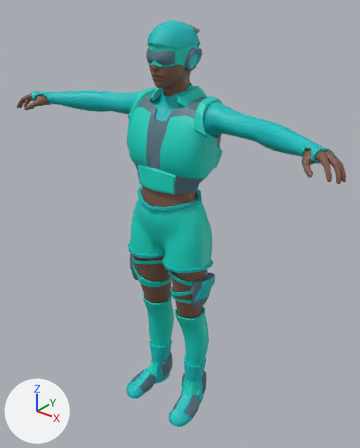
An edit to the FBX model Assets/Models/characters/Syphen/char_Syphen.fbx, drawn before and after from the same camera.
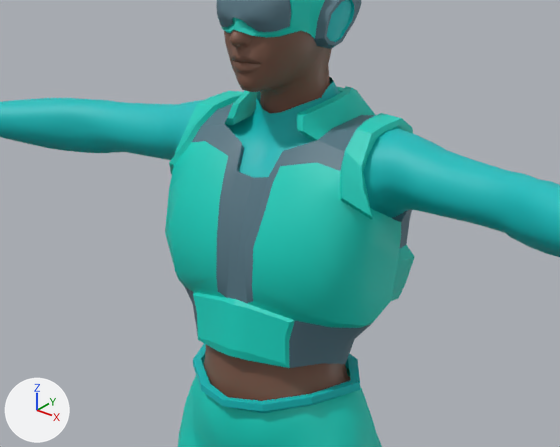
Each version appears first whole from a camera (50 mm lens) standing at (1.269, -1.529, 1.93) and looking at (0.007, 0.048, 0.952), and next in a close-up on the part from 17% to 77% of the width and 12% to 50% of the height. The lights are fixed; the arrows at lower left show +X, +Y and +Z. Where no turn or scale is listed for an object, it has been applied to the vertices.

The first close-up shows 'Syphen_Mesh'.
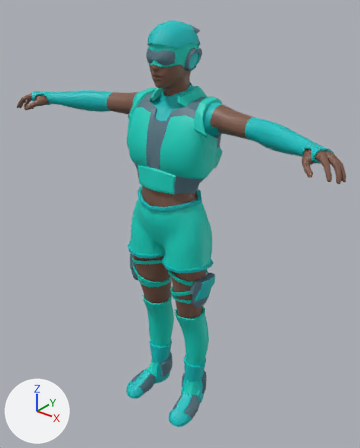
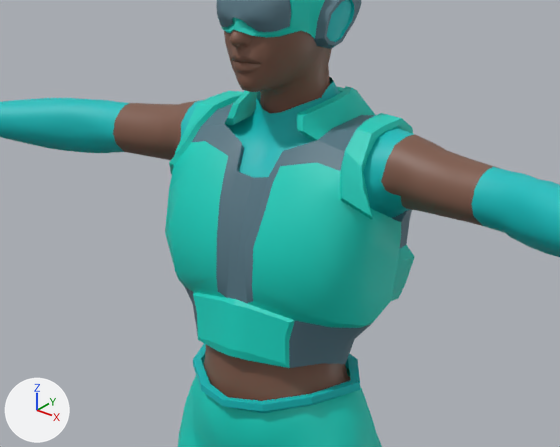
Changed parts and their boxes (x1, y1, x2, y2) in the close-ups (560 x 447 px):
part 1 of me_mesh, recoloured (cyan to brown): (113, 100, 201, 160) in both
part 2 of me_mesh, recoloured (cyan to brown): (381, 134, 501, 226) in both

The change, as a list of edits to the scene's bpy script:
```text
Change me_mesh:
    where me_mesh.from_pydata(...)  # 6492 vertices, 6190 faces; spans x -0.79..0.79, y -0.2..0.22, z 0.0..1.8
    used by ob_syphen_mesh; location = (0.0, 0.0, 0.0)
    me_mesh part 1: 57 of the faces centred in x -0.34..-0.21, y -0.01..0.1, z 1.4..1.51 switch from mat_mat_syphen_armor2 (cyan #00c0c0) to mat_mat_syphen_skin (brown #805a4a)
    me_mesh part 2: 57 of the faces centred in x 0.21..0.34, y -0.01..0.1, z 1.4..1.51 switch from mat_mat_syphen_armor2 (cyan #00c0c0) to mat_mat_syphen_skin (brown #805a4a)
```
